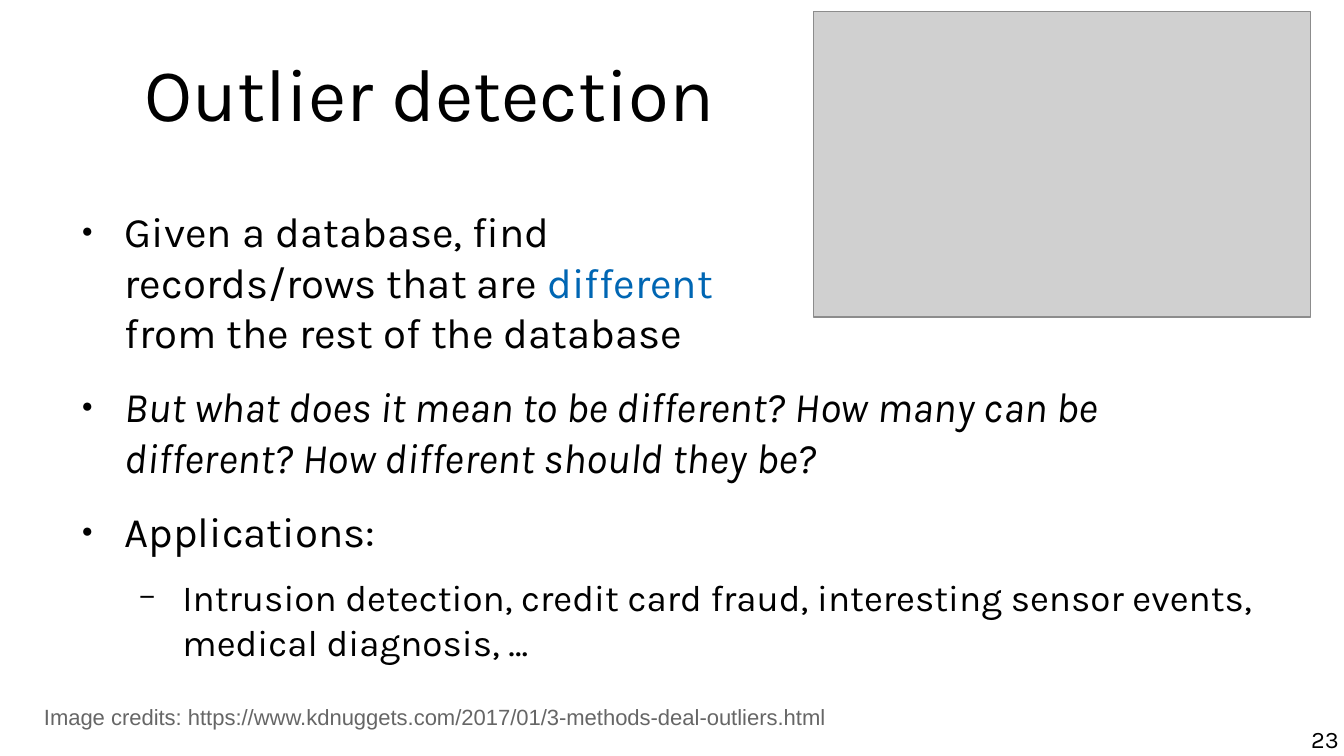
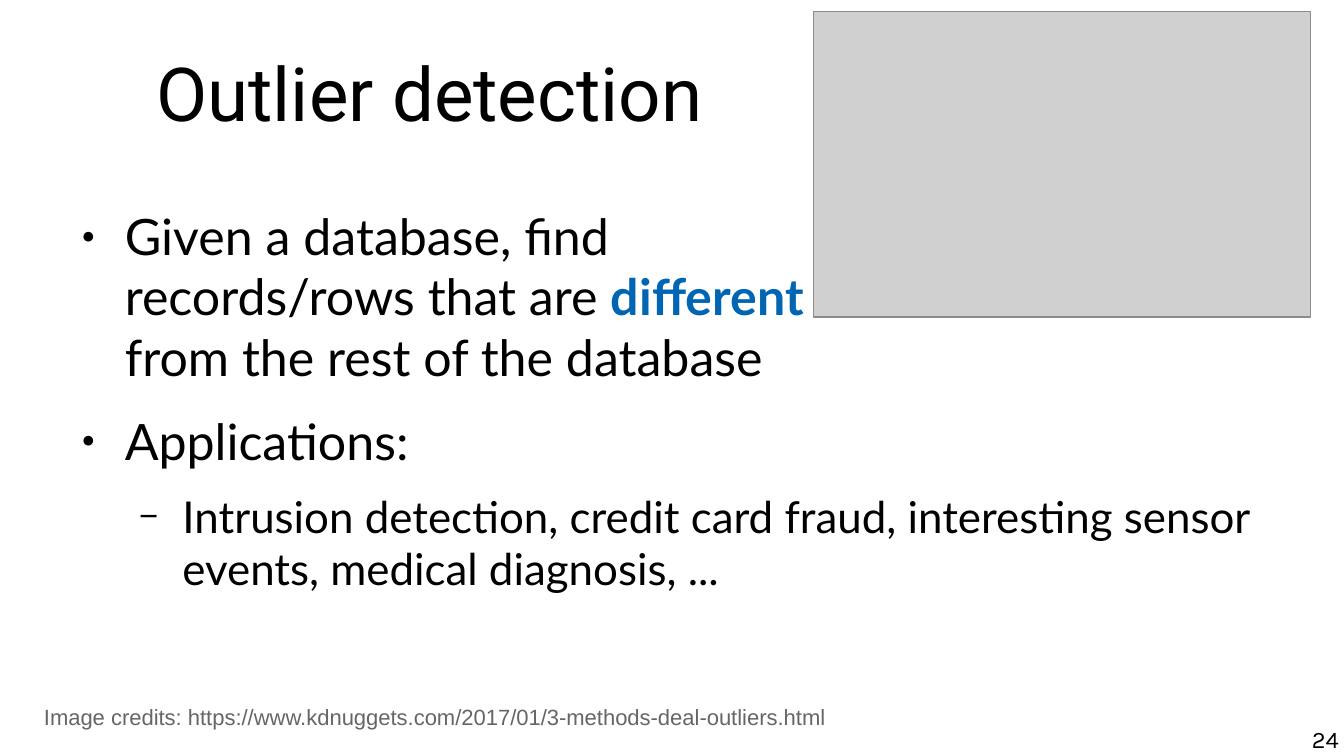
Before and after one commit to marco-calautti/data-mining-course, a slide deck: slide 24 of theory/odp/tt02_data_methods_scenarios.odp (slide 23 before the commit). Drawn at 1344x756 pixels with LibreOffice and Linux fonts; fonts in the diff are those of the drawing; grey boxes stand for pictures. Boxes give left, top, right and bottom in pixels: in the first picture for what was removed or moved away, otherwise in the second. Text is boxed around its words. In the diff, an @@ line names an element or a change of style, - is before the commit and + after.

```diff
--- a/theory/odp/tt02_data_methods_scenarios.odp
+++ b/theory/odp/tt02_data_methods_scenarios.odp
@@ title "Outlier detection" at [156,65,702,122]: font Karla to Roboto @@
@@ text "Given a database, find records/rows ..." at [125,218,1250,593]: size 24.8 to 29.6 pt in "Given a database, find records/rows that are ...", "Applications:"; font Karla to Lato; bold on in "different"; size 21.7 to 25.9 pt in "Intrusion detection, credit card fraud, interesting sensor ..." @@
@@ text at [125,393,1098,484]: paragraph removed @@
-● But what does it mean to be different? How many can be different? How different should they be?
@@ page number at [1312,733,1339,748]: text changed @@
-23
+24
```
Also in this commit, not shown: 40 other slides changed, 5 slides added, 3 slides removed, 5 other files.
